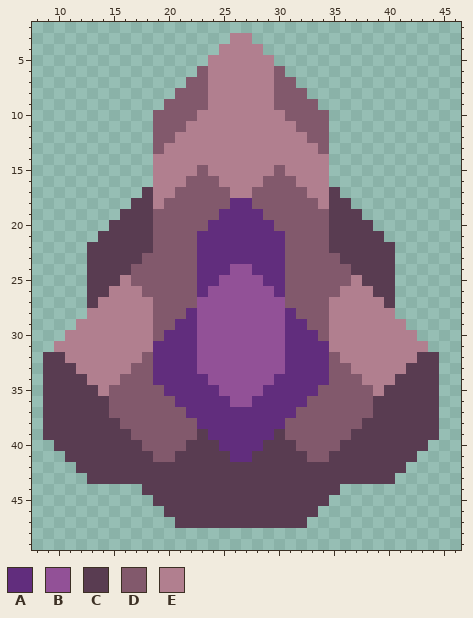
Pixel-art sprite: assets/sprites/units/construct/stem.png. The picture above is the old version.
The file is 54x54 pixels. Shown: x 8..46, y 2..49.
Palette (. is transparent): A #612d7d  B #925197  C #593c51  D #82596c  E #b17f8f
Pixels before, first column x 9:
 3 .................EE.................
 4 ................EEEE................
 5 ...............EEEEEE...............
 6 ..............DEEEEEED..............
 7 .............DDEEEEEEDD.............
 8 ............DDDEEEEEEDDD............
 9 ...........DDDDEEEEEEDDDD...........
10 ..........DDDDEEEEEEEEDDDD..........
11 ..........DDDEEEEEEEEEEDDD..........
12 ..........DDEEEEEEEEEEEEDD..........
13 ..........DEEEEEEEEEEEEEED..........
14 ..........EEEEEEEEEEEEEEEE..........
15 ..........EEEEDEEEEEEDEEEE..........
16 ..........EEEDDDEEEEDDDEEE..........
17 .........CEEDDDDDEEDDDDDEEC.........
18 ........CCEDDDDDDAADDDDDDECC........
19 .......CCCDDDDDDAAAADDDDDDCCC.......
20 ......CCCCDDDDDAAAAAADDDDDCCCC......
21 .....CCCCCDDDDAAAAAAAADDDDCCCCC.....
22 ....CCCCCCDDDDAAAAAAAADDDDCCCCCC....
23 ....CCCCCDDDDDAAAAAAAADDDDDCCCCC....
24 ....CCCCDDDDDDAAABBAAADDDDDDCCCC....
25 ....CCCEDDDDDDAABBBBAADDDDDDECCC....
26 ....CCEEEDDDDDABBBBBBADDDDDEEECC....
27 ....CEEEEEDDDDBBBBBBBBDDDDEEEEEC....
28 ....EEEEEEDDDABBBBBBBBADDDEEEEEE....
29 ...EEEEEEEDDAABBBBBBBBAADDEEEEEEE...
30 ..EEEEEEEEDAAABBBBBBBBAAADEEEEEEEE..
31 .EEEEEEEEEAAAABBBBBBBBAAAAEEEEEEEEE.
32 CCEEEEEEEDAAAABBBBBBBBAAAADEEEEEEECC
33 CCCEEEEEDDAAAABBBBBBBBAAAADDEEEEECCC
34 CCCCEEEDDDAAAAABBBBBBAAAAADDDEEECCCC
35 CCCCCEDDDDDAAAAABBBBAAAAADDDDDECCCCC
36 CCCCCCDDDDDDAAAAABBAAAAADDDDDDCCCCCC
37 CCCCCCDDDDDDDAAAAAAAAAADDDDDDDCCCCCC
38 CCCCCCCDDDDDDDAAAAAAAADDDDDDDCCCCCCC
39 CCCCCCCCDDDDDDCAAAAAACDDDDDDCCCCCCCC
40 .CCCCCCCCDDDDCCCAAAACCCDDDDCCCCCCCC.
41 ..CCCCCCCCDDCCCCCAACCCCCDDCCCCCCCC..
42 ...CCCCCCCCCCCCCCCCCCCCCCCCCCCCCC...
43 ....CCCCCCCCCCCCCCCCCCCCCCCCCCCC....
44 .........CCCCCCCCCCCCCCCCCC.........
45 ..........CCCCCCCCCCCCCCCC..........
46 ...........CCCCCCCCCCCCCC...........
47 ............CCCCCCCCCCCC............
Once edited:
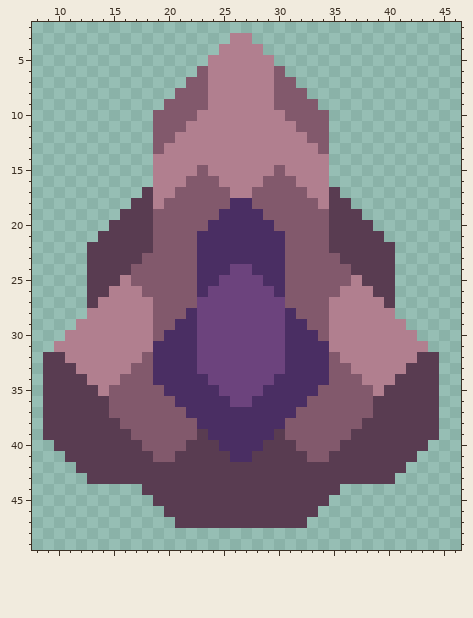
Edits made:
colour A: #612d7d -> #4a2e63
colour B: #925197 -> #6c437d
Boxes around the changes in both pictures, in picture pixels (x1, y1, x2, y2):
changed: (153, 198, 329, 462)
